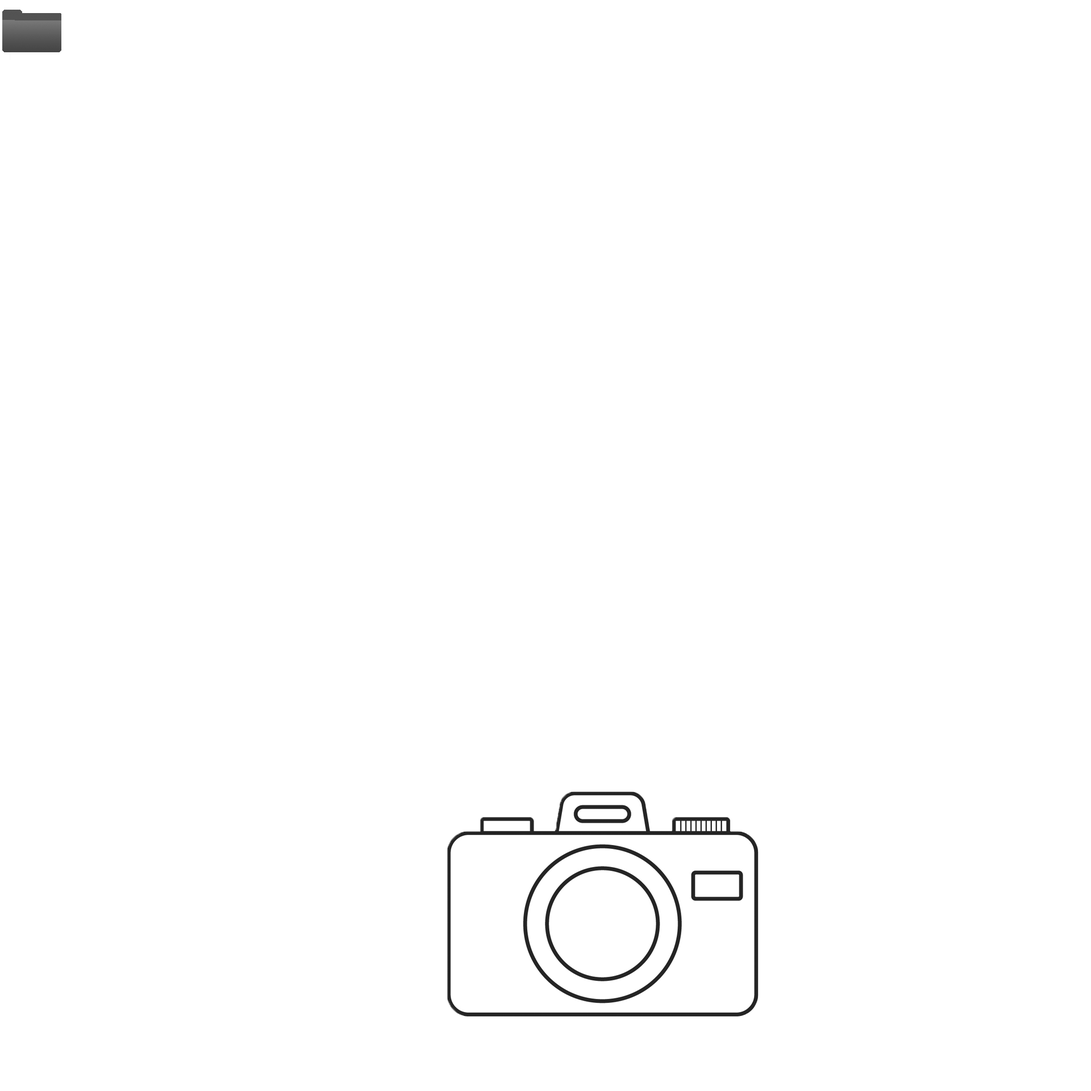
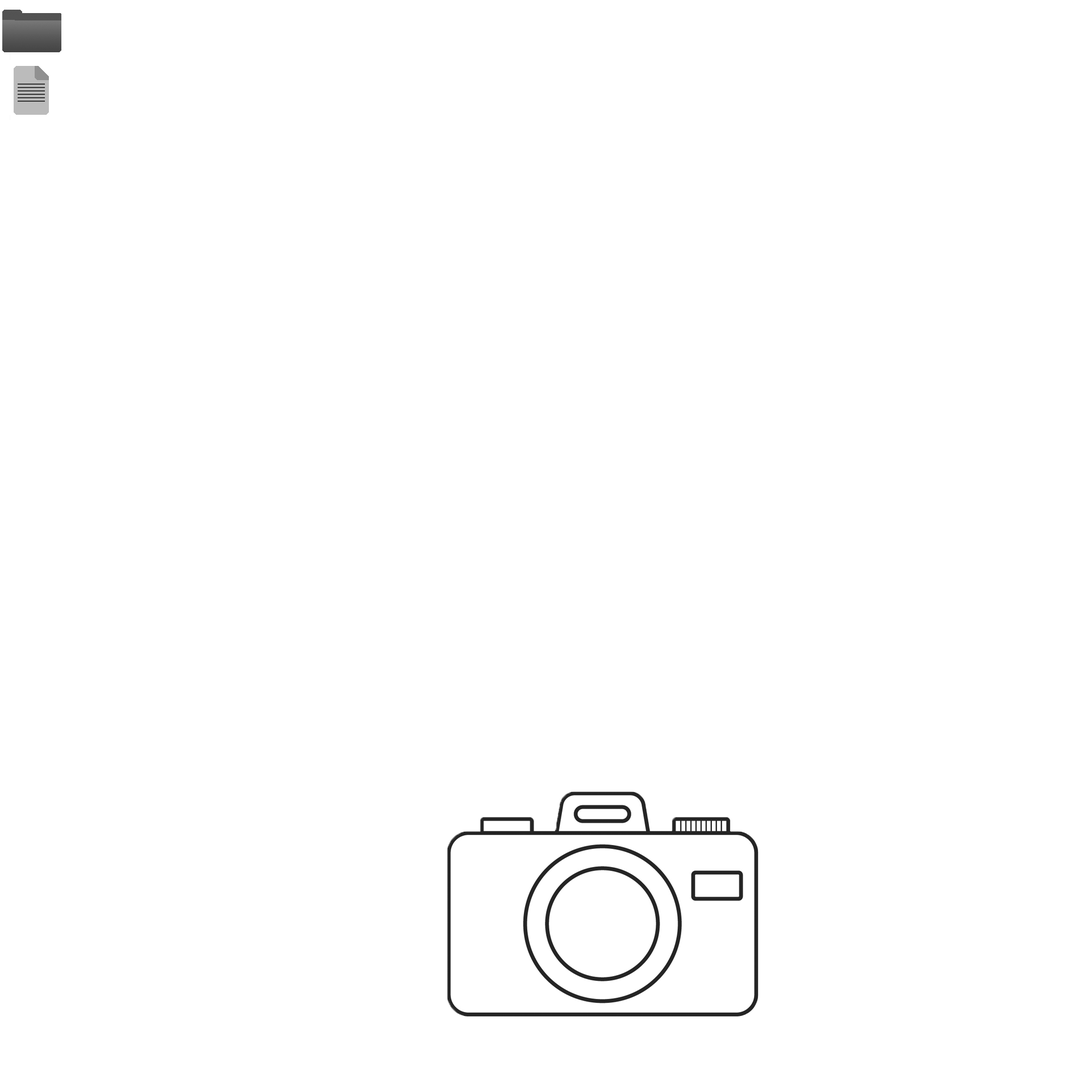
Layered file, before and after one edit (w=1091, h=1091). Changes by layer:
added layer "Capa 4" above "FILE" over [13, 65, 49, 106]
added layer "FILE" above "Capa 3" over [13, 65, 49, 115]
